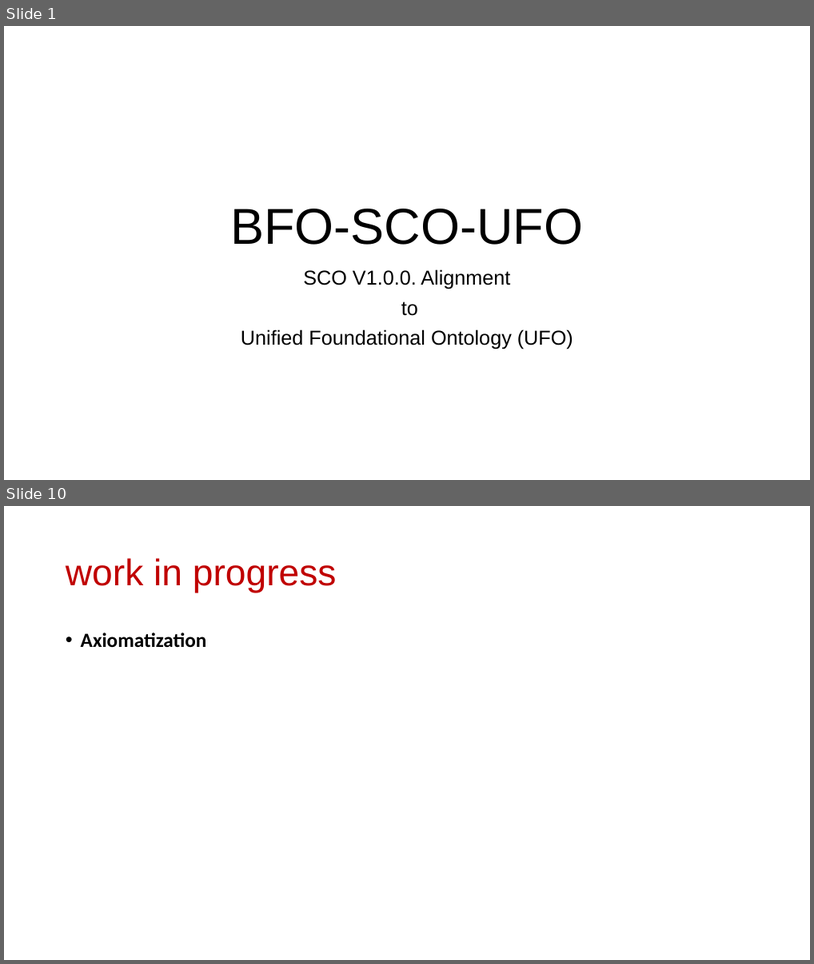
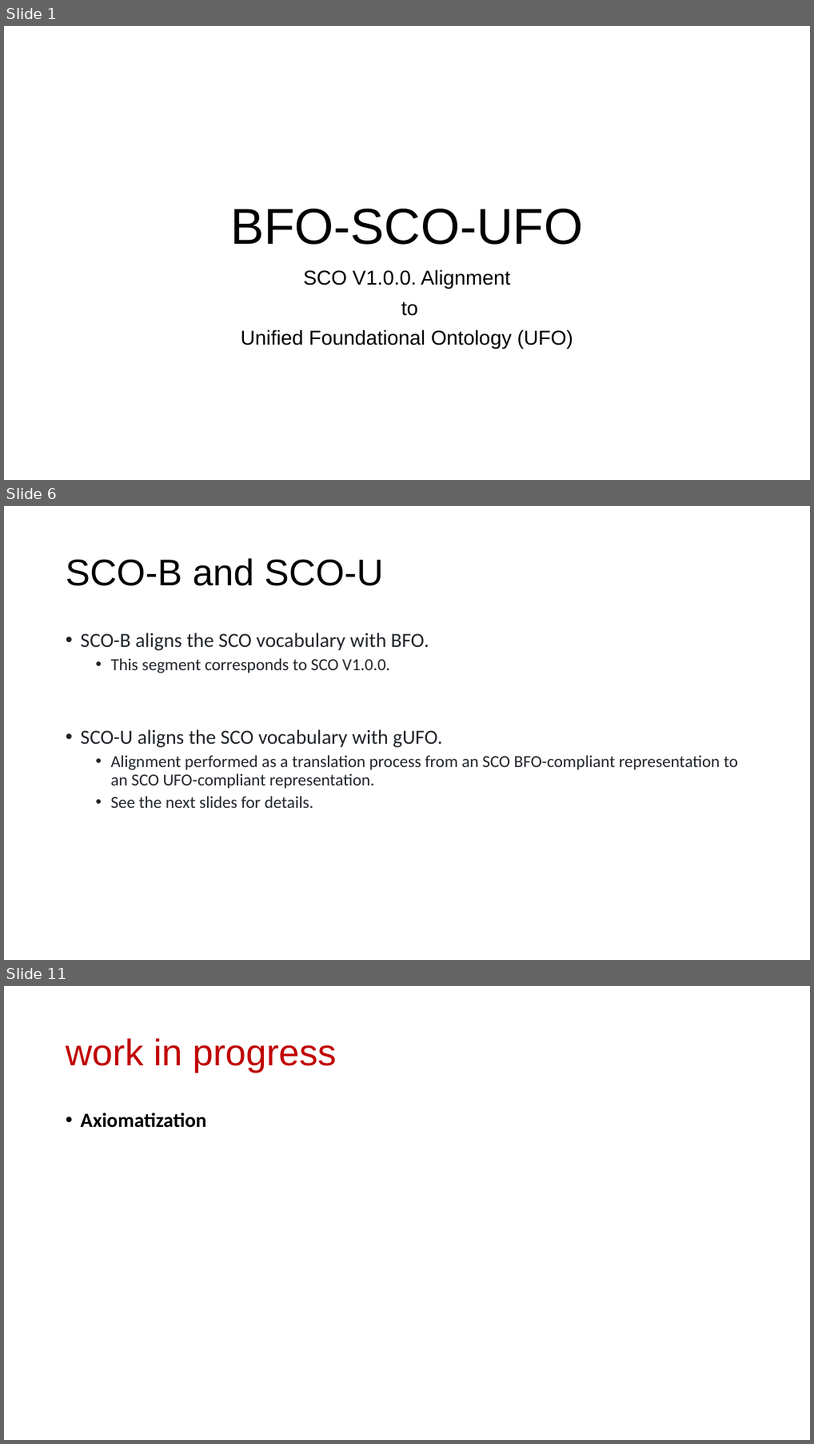
Before and after one commit to gioUbbiali/Sustainability-Core-Ontology, a slide deck: SCO/working materials/Slide deck - SCO-UFO aligment.pptx. Shown one above the other, each under a label of ours: slides 1 and 10 before the commit, slides 1, 6 and 11 after it; the slides between them are not shown. The pictures are 814x964 and 814x1444 pixels, drawn with LibreOffice and Linux fonts; fonts in the diff are those of the drawing. Boxes give left, top, right and bottom in pixels: in the first picture for what was removed or moved away, otherwise in the second. Text is boxed around its words. In the diff, an @@ line names an element or a change of style, - is before the commit and + after.

```diff
--- a/SCO/working materials/Slide deck - SCO-UFO aligment.pptx
+++ b/SCO/working materials/Slide deck - SCO-UFO aligment.pptx
@@ slide 6 added at box(4, 506, 810, 960), background #FFFFFF @@
@@ title added at box(66, 558, 384, 586), 44 pt, text #000000 @@
+SCO-B and SCO-U
@@ text added at box(81, 632, 738, 808), 20 pt, text #1F2328 @@
+• SCO-B aligns the SCO vocabulary with BFO.
+  • This segment corresponds to SCO V1.0.0.
+• SCO-U aligns the SCO vocabulary with gUFO.
+  • Alignment performed as a translation process from an SCO BFO-compliant representation to an SCO UFO-compliant representation.
+  • See the next slides for details.
@@ what was slide 10 is now slide 11 @@
```
Also in this commit, not shown: 9 slides changed, 1 other slide added, 2 other files.
